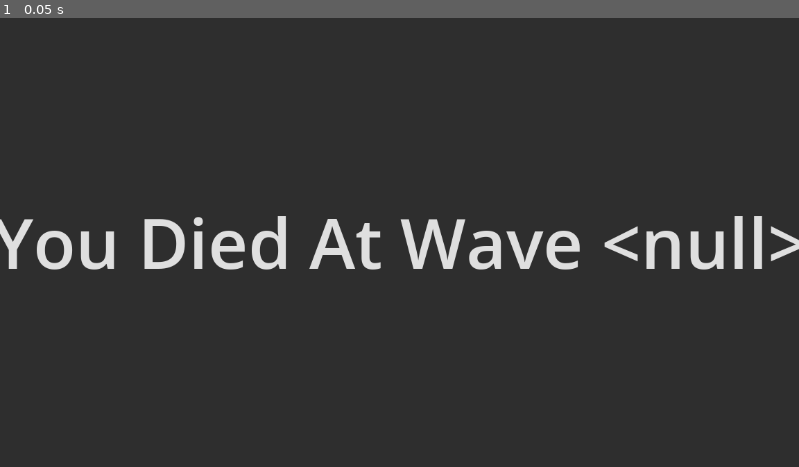
Above: before the commit, frame 1.
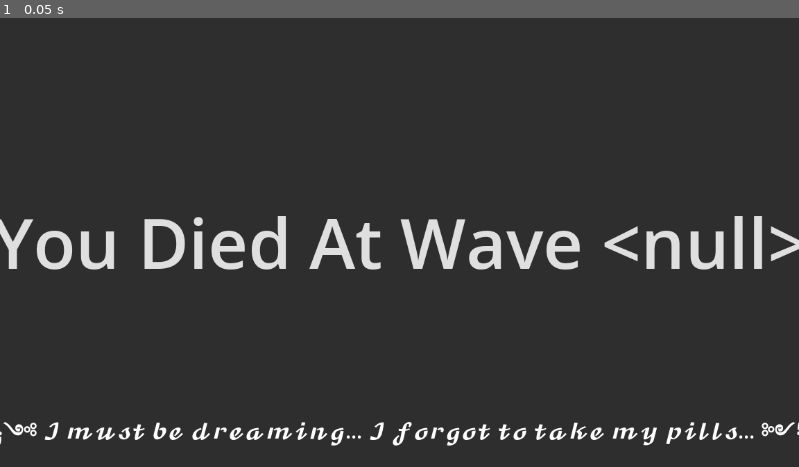
Above: after the commit, the same moment.

Repository: DylanFrenzy/The-Trials-and-Tribulations-of-Tim-Cheese
Game: Godot game, scene res://scenes/hud/death_screen.tscn
Two runs of this game, one before a commit and one after it. Both use one fixed random seed, a clock stepped at 60 frames per second and the inputs below. This scene is started directly instead of the project's main scene.
Inputs:
- Up to frame 1 (0.05 s): no input

The runs differ from the first frame. In frame 1, 1.4% of the frame differs, in the area x 0-100%, y 89-96%.

Commit message:
death screen text

Diff:
--- a/3d-project/scenes/hud/death_screen.tscn
+++ b/3d-project/scenes/hud/death_screen.tscn
@@ -29,4 +29,20 @@
 grow_vertical = 2
 theme_override_font_sizes/font_size = 100
 
+[node name="Label" type="Label" parent="."]
+layout_mode = 1
+anchors_preset = -1
+anchor_top = 0.894
+anchor_right = 1.0
+anchor_bottom = 1.0
+offset_left = 2.0
+offset_top = -0.312012
+offset_right = -3.0
+grow_horizontal = 2
+grow_vertical = 0
+theme_override_font_sizes/font_size = 30
+text = "꧁༺ 𝓘 𝓶𝓾𝓼𝓽 𝓫𝓮 𝓭𝓻𝓮𝓪𝓶𝓲𝓷𝓰... 𝓘 𝓯𝓸𝓻𝓰𝓸𝓽 𝓽𝓸 𝓽𝓪𝓴𝓮 𝓶𝔂 𝓹𝓲𝓵𝓵𝓼... ༻꧂"
+horizontal_alignment = 1
+vertical_alignment = 1
+
 [connection signal="pressed" from="Button" to="." method="_on_button_pressed"]
--- a/3d-project/scripts/death_screen.gd
+++ b/3d-project/scripts/death_screen.gd
@@ -5,7 +5,7 @@
 
 func _ready():
 	button.text = "You Died At Wave " + str(wave_count)
-	get_tree().create_timer(2).timeout.connect(restart)
+	get_tree().create_timer(4).timeout.connect(restart)
 
 func restart():
 	get_tree().change_scene_to_file("res://scenes/hud/start_screen.tscn")
